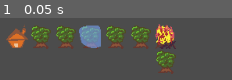
Above: before the commit, frame 1.
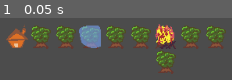
Above: after the commit, the same moment.

Repository: marc-hugh-tom/wildfire
Game: Godot game, scene res://nodes/main.tscn
The game is run twice, just before and just after one commit, with the same random seed, the same clock (stepped at 60 frames per second) and the same inputs. Before the commit the project starts from res://main.tscn.
Inputs:
- Up to frame 1 (0.05 s): no input

The runs differ from the first frame. In frame 1, 4.3% of the frame differs, in the area x 78-98%, y 12-50%.

Commit message:
Cleaned up the project directory

Diff:
--- a/campfire.tscn
+++ /dev/null
@@ -1,9 +0,0 @@
-[gd_scene load_steps=3 format=2]
-
-[ext_resource path="res://campfire.gd" type="Script" id=1]
-[ext_resource path="res://fire_state_machine.tscn" type="PackedScene" id=2]
-
-[node name="campfire" type="Node"]
-script = ExtResource( 1 )
-
-[node name="fire_state_machine" parent="." instance=ExtResource( 2 )]
--- /dev/null
+++ b/nodes/campfire.tscn
@@ -0,0 +1,9 @@
+[gd_scene load_steps=3 format=2]
+
+[ext_resource path="res://nodes/fire_state_machine.tscn" type="PackedScene" id=1]
+[ext_resource path="res://scripts/campfire.gd" type="Script" id=2]
+
+[node name="campfire" type="Node"]
+script = ExtResource( 2 )
+
+[node name="fire_state_machine" parent="." instance=ExtResource( 1 )]
--- a/entity_sources.tscn
+++ b/nodes/entity_sources.tscn
@@ -1,23 +1,23 @@
 [gd_scene load_steps=5 format=2]
 
-[ext_resource path="res://assets/tree.png" type="Texture" id=1]
-[ext_resource path="res://assets/campfire.png" type="Texture" id=2]
-[ext_resource path="res://assets/treehouse.png" type="Texture" id=3]
+[ext_resource path="res://assets/campfire.png" type="Texture" id=1]
+[ext_resource path="res://assets/treehouse.png" type="Texture" id=2]
+[ext_resource path="res://assets/tree.png" type="Texture" id=3]
 [ext_resource path="res://assets/ice_cube.png" type="Texture" id=4]
 
 [node name="entity_sources" type="Node2D"]
 
 [node name="tree" type="Sprite" parent="."]
 position = Vector2( 96, 32 )
-texture = ExtResource( 1 )
+texture = ExtResource( 3 )
 
 [node name="campfire" type="Sprite" parent="."]
 position = Vector2( 64, 32 )
-texture = ExtResource( 2 )
+texture = ExtResource( 1 )
 
 [node name="treehouse" type="Sprite" parent="."]
 position = Vector2( 32, 32 )
-texture = ExtResource( 3 )
+texture = ExtResource( 2 )
 
 [node name="ice_cube" type="Sprite" parent="."]
 position = Vector2( 128, 32 )
--- a/fire_state_machine.tscn
+++ b/nodes/fire_state_machine.tscn
@@ -1,9 +1,9 @@
 [gd_scene load_steps=5 format=2]
 
-[ext_resource path="res://fire_state_machine.gd" type="Script" id=1]
-[ext_resource path="res://idle.gd" type="Script" id=2]
-[ext_resource path="res://on_fire.gd" type="Script" id=3]
-[ext_resource path="res://spread_fire.gd" type="Script" id=4]
+[ext_resource path="res://scripts/fire_state_machine.gd" type="Script" id=1]
+[ext_resource path="res://scripts/states/idle.gd" type="Script" id=2]
+[ext_resource path="res://scripts/states/on_fire.gd" type="Script" id=3]
+[ext_resource path="res://scripts/states/spread_fire.gd" type="Script" id=4]
 
 [node name="fire_state_machine" type="Node"]
 script = ExtResource( 1 )
--- a/main.tscn
+++ b/nodes/main.tscn
@@ -1,7 +1,7 @@
 [gd_scene load_steps=3 format=2]
 
-[ext_resource path="res://tileset.tres" type="TileSet" id=1]
-[ext_resource path="res://controller.gd" type="Script" id=2]
+[ext_resource path="res://nodes/tileset.tres" type="TileSet" id=1]
+[ext_resource path="res://scripts/controller.gd" type="Script" id=2]
 
 [node name="main" type="Node2D"]
 script = ExtResource( 2 )
@@ -10,7 +10,7 @@
 tile_set = ExtResource( 1 )
 cell_size = Vector2( 32, 32 )
 format = 1
-tile_data = PoolIntArray( 65537, 2, 0, 65538, 0, 0, 65539, 0, 0, 65540, 0, 0, 65541, 0, 0, 65542, 0, 0, 65543, 1, 0, 131079, 0, 0 )
+tile_data = PoolIntArray( 65537, 2, 0, 65538, 0, 0, 65539, 0, 0, 65540, 0, 0, 65541, 0, 0, 65542, 0, 0, 65543, 1, 0, 65544, 0, 0, 65545, 0, 0, 131079, 0, 0 )
 
 [node name="TileMap_above" type="TileMap" parent="."]
 tile_set = ExtResource( 1 )
--- /dev/null
+++ b/nodes/tree.tscn
@@ -0,0 +1,9 @@
+[gd_scene load_steps=3 format=2]
+
+[ext_resource path="res://nodes/fire_state_machine.tscn" type="PackedScene" id=1]
+[ext_resource path="res://scripts/tree.gd" type="Script" id=2]
+
+[node name="tree" type="Node"]
+script = ExtResource( 2 )
+
+[node name="fire_state_machine" parent="." instance=ExtResource( 1 )]
--- /dev/null
+++ b/nodes/treehouse.tscn
@@ -0,0 +1,9 @@
+[gd_scene load_steps=3 format=2]
+
+[ext_resource path="res://nodes/fire_state_machine.tscn" type="PackedScene" id=1]
+[ext_resource path="res://scripts/treehouse.gd" type="Script" id=2]
+
+[node name="treehouse" type="Node"]
+script = ExtResource( 2 )
+
+[node name="fire_state_machine" parent="." instance=ExtResource( 1 )]
--- a/project.godot
+++ b/project.godot
@@ -8,20 +8,15 @@
 
 config_version=4
 
-_global_script_classes=[ {
-"base": "Node",
-"class": "FireStateMachine",
-"language": "GDScript",
-"path": "res://fire_state_machine.gd"
-} ]
+_global_script_classes=[  ]
 _global_script_class_icons={
-"FireStateMachine": ""
+
 }
 
 [application]
 
 config/name="fire"
-run/main_scene="res://main.tscn"
+run/main_scene="res://nodes/main.tscn"
 config/icon="res://icon.png"
 
 [debug]
--- a/controller.gd
+++ b/scripts/controller.gd
@@ -3,9 +3,9 @@
 onready var tilemap = $TileMap_below
 onready var tileset = tilemap.tile_set
 
-const CAMPFIRE = preload("res://campfire.tscn")
-const TREE = preload("res://tree.tscn")
-const TREEHOUSE = preload("res://treehouse.tscn")
+const CAMPFIRE = preload("res://nodes/campfire.tscn")
+const TREE = preload("res://nodes/tree.tscn")
+const TREEHOUSE = preload("res://nodes/treehouse.tscn")
 
 var scenes_by_tile_name = {
 	"campfire": CAMPFIRE,
--- a/fire_state_machine.gd
+++ b/scripts/fire_state_machine.gd
@@ -1,6 +1,4 @@
 extends Node
-
-class_name FireStateMachine
 
 const DEBUG = true
 
--- a/idle.gd
+++ b/scripts/states/idle.gd
@@ -1,4 +1,6 @@
 extends Node
+
+const FireStateMachine = preload("res://scripts/fire_state_machine.gd")
 
 var fsm: FireStateMachine
 
--- a/on_fire.gd
+++ b/scripts/states/on_fire.gd
@@ -1,6 +1,8 @@
 extends Node
 
+const FireStateMachine = preload("res://scripts/fire_state_machine.gd")
 var fsm: FireStateMachine
+
 var spread_threshold = 1.0
 
 func process(delta):
--- /dev/null
+++ b/scripts/states/spread_fire.gd
@@ -0,0 +1,4 @@
+extends Node
+
+const FireStateMachine = preload("res://scripts/fire_state_machine.gd")
+var fsm: FireStateMachine
--- a/spread_fire.gd
+++ /dev/null
@@ -1,3 +0,0 @@
-extends Node
-
-var fsm: FireStateMachine
--- a/tree.tscn
+++ /dev/null
@@ -1,9 +0,0 @@
-[gd_scene load_steps=3 format=2]
-
-[ext_resource path="res://tree.gd" type="Script" id=1]
-[ext_resource path="res://fire_state_machine.tscn" type="PackedScene" id=2]
-
-[node name="tree" type="Node"]
-script = ExtResource( 1 )
-
-[node name="fire_state_machine" parent="." instance=ExtResource( 2 )]
--- a/treehouse.tscn
+++ /dev/null
@@ -1,9 +0,0 @@
-[gd_scene load_steps=3 format=2]
-
-[ext_resource path="res://treehouse.gd" type="Script" id=1]
-[ext_resource path="res://fire_state_machine.tscn" type="PackedScene" id=2]
-
-[node name="treehouse" type="Node"]
-script = ExtResource( 1 )
-
-[node name="fire_state_machine" parent="." instance=ExtResource( 2 )]
Renamed: tileset.tres -> nodes/tileset.tres
Renamed: campfire.gd -> scripts/campfire.gd
Renamed: tree.gd -> scripts/tree.gd
Renamed: treehouse.gd -> scripts/treehouse.gd
